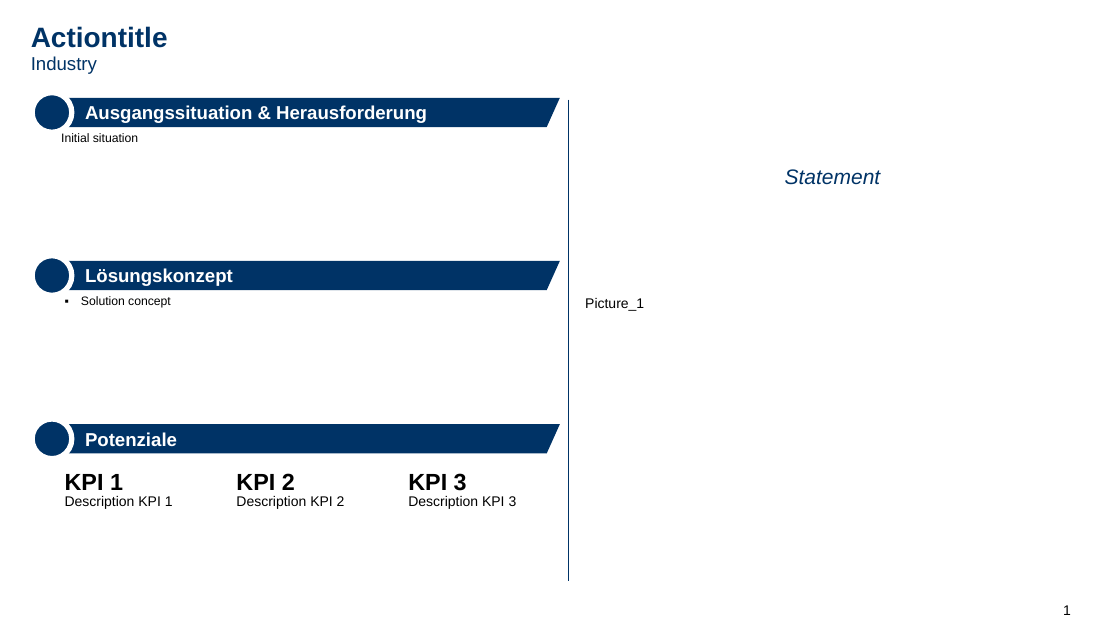
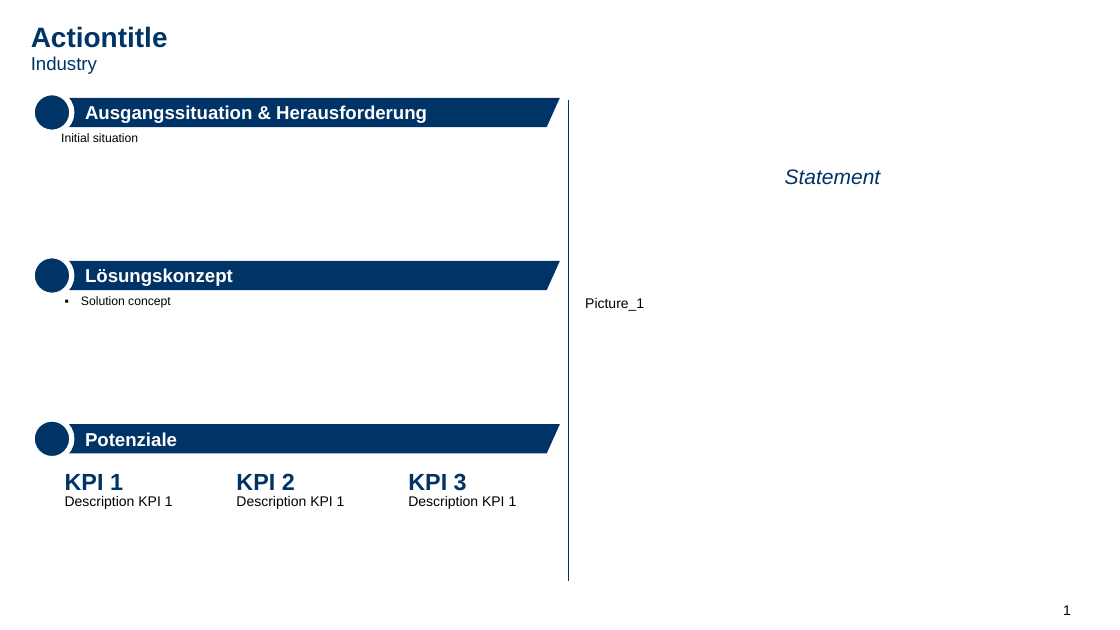
Before and after one commit to UvonW/caseStudy, a slide deck: slide 1 of case_study_template_1_16_9_de.pptx. Drawn at 1120x630 pixels with LibreOffice and Linux fonts; fonts in the diff are those of the drawing; background and template pictures are left out. Boxes give left, top, right and bottom in pixels: in the first picture for what was removed or moved away, otherwise in the second. Text is boxed around its words. In the diff, an @@ line names an element or a change of style, - is before the commit and + after.

```diff
--- a/case_study_template_1_16_9_de.pptx
+++ b/case_study_template_1_16_9_de.pptx
@@ text colour #000000 to #003366 in 3 elements at [65, 474, 123, 490], [236, 473, 295, 490], [408, 473, 467, 491] @@
@@ text at [236, 496, 345, 509]: text changed @@
-Description KPI 2
+Description KPI 1
@@ text at [408, 496, 517, 509]: text changed @@
-Description KPI 3
+Description KPI 1
```
